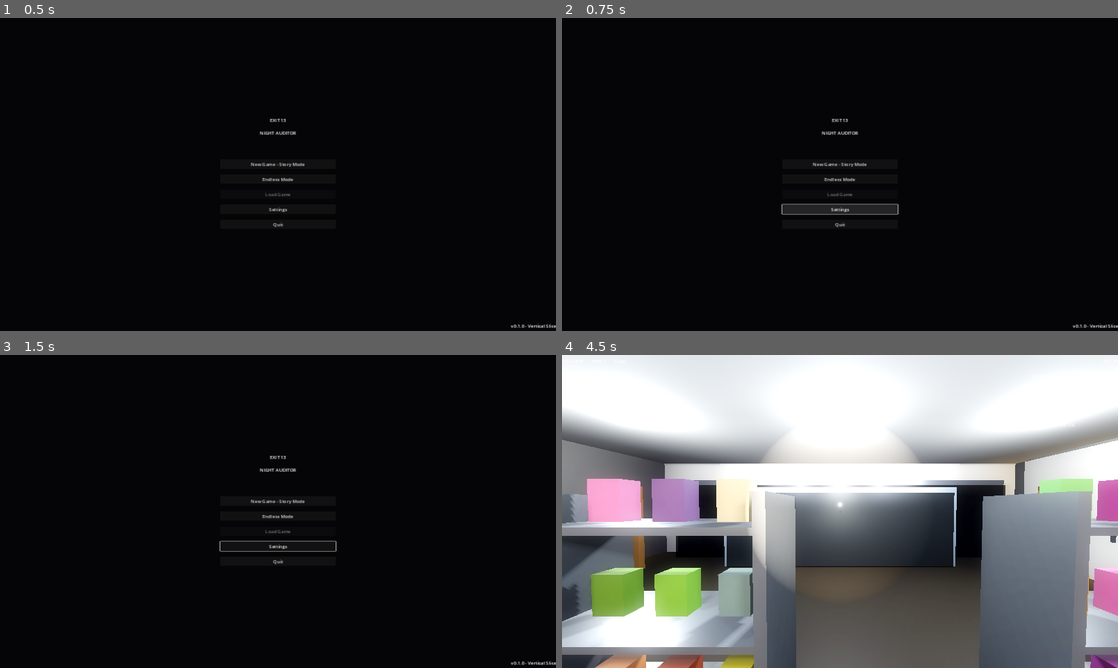
Above: before the commit, frames 1-4 (two rows, left to right).
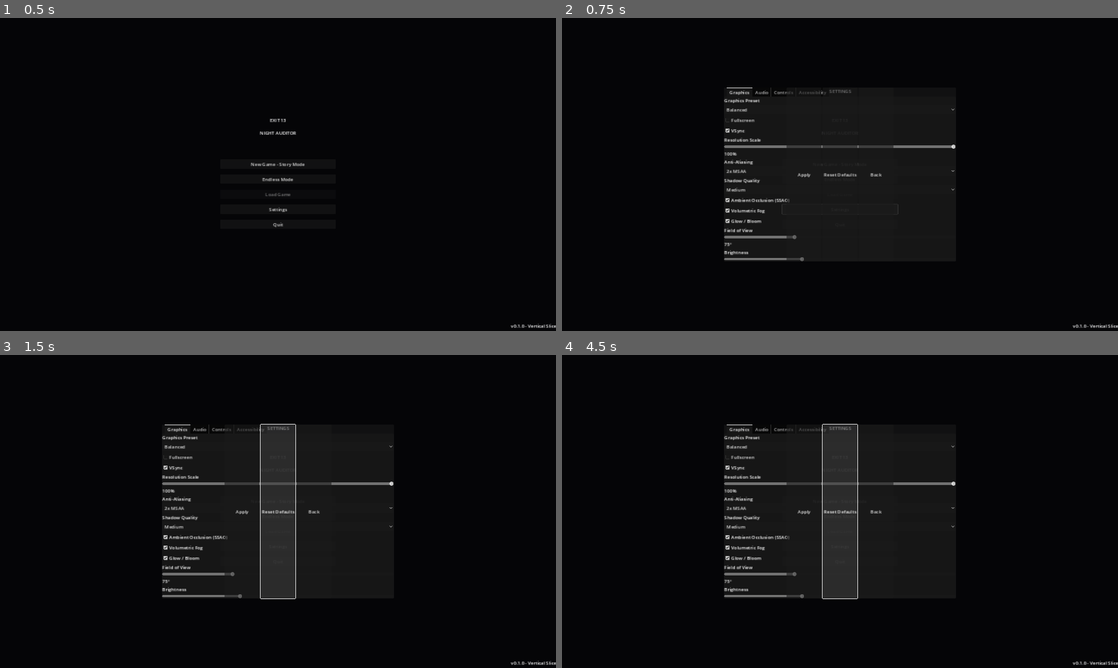
Above: after the commit, the same moments.

Repository: dolfrizzlersigma-crypto/e
Game: Godot game, scene res://scenes/ui/main_menu.tscn
Same seed, same stepped clock (60 frames per second), same inputs: the game is played once before the commit and once after it.
Inputs (mouse positions are in pixels of both pictures, inside the frame that each line leads up to):
- Up to frame 1 (0.5 s): no input
- Up to frame 2 (0.75 s): click "Settings" at 0.5 s
- Up to frame 3 (1.5 s): click (278, 445) at 1.25 s, where only the run after the commit has a clickable "Balanced"
- Up to frame 4 (4.5 s): click (840, 511) at 2 s, where only the run after the commit has a clickable "Reset Defaults"; click (840, 502) at 2.75 s, where only the run after the commit has a clickable "New Game - Story Mode"; click (840, 502) at 3.5 s, where only the run after the commit has a clickable "New Game - Story Mode"; click (840, 514) at 4.25 s, where only the run after the commit has a clickable "Endless Mode"

Frame 1 is identical in both runs. In frame 2, 2.1% of the frame differs, in the area x 29-71%, y 22-78%; in frame 3, 5.1%; in frame 4, 96%, in the area x 0-100%, y 0-100%.

Commit message:
Wire graphics settings and reduce plaza lag/crashes
Agent-Logs-Url: https://github.com/dolfrizzlersigma-crypto/e/sessions/08258b37-f3b7-4d1b-8cc9-200ffcb33040

Co-authored-by: dolfrizzlersigma-crypto <269368616+dolfrizzlersigma-crypto@users.noreply.github.com>

Diff:
--- a/project/scenes/ui/settings_menu.tscn
+++ b/project/scenes/ui/settings_menu.tscn
@@ -45,6 +45,18 @@
 layout_mode = 2
 size_flags_horizontal = 3
 
+[node name="GraphicsPresetLabel" type="Label" parent="Panel/TabContainer/Graphics/VBox"]
+layout_mode = 2
+text = "Graphics Preset"
+
+[node name="GraphicsPresetOption" type="OptionButton" parent="Panel/TabContainer/Graphics/VBox"]
+layout_mode = 2
+item_count = 3
+popup/item_0/text = "Low / Performance"
+popup/item_1/text = "Balanced"
+popup/item_2/text = "High / Quality"
+selected = 1
+
 [node name="FullscreenCheck" type="CheckBox" parent="Panel/TabContainer/Graphics/VBox"]
 layout_mode = 2
 text = "Fullscreen"
--- a/project/scripts/autoload/settings_manager.gd
+++ b/project/scripts/autoload/settings_manager.gd
@@ -9,6 +9,7 @@
 const SETTINGS_PATH := "user://settings.cfg"
 
 # --- Graphics Settings ---
+var graphics_preset: int = 1  # 0=low, 1=balanced, 2=high
 var resolution_scale: float = 1.0  # 0.5 to 1.0
 var fullscreen: bool = false
 var vsync: bool = true
@@ -91,6 +92,39 @@
 		4: get_viewport().msaa_3d = Viewport.MSAA_4X
 
 	settings_changed.emit("graphics")
+
+
+func set_graphics_preset(preset: int) -> void:
+	graphics_preset = clampi(preset, 0, 2)
+
+	match graphics_preset:
+		0:
+			resolution_scale = 0.65
+			vsync = false
+			msaa_level = 0
+			shadow_quality = 0
+			ssao_enabled = false
+			ssil_enabled = false
+			volumetric_fog = false
+			glow_enabled = false
+		1:
+			resolution_scale = 0.85
+			vsync = true
+			msaa_level = 0
+			shadow_quality = 1
+			ssao_enabled = false
+			ssil_enabled = false
+			volumetric_fog = false
+			glow_enabled = true
+		2:
+			resolution_scale = 1.0
+			vsync = true
+			msaa_level = 2
+			shadow_quality = 2
+			ssao_enabled = true
+			ssil_enabled = true
+			volumetric_fog = true
+			glow_enabled = true
 
 
 ## Apply audio settings.
@@ -144,6 +178,7 @@
 	var config := ConfigFile.new()
 
 	# Graphics
+	config.set_value("graphics", "graphics_preset", graphics_preset)
 	config.set_value("graphics", "resolution_scale", resolution_scale)
 	config.set_value("graphics", "fullscreen", fullscreen)
 	config.set_value("graphics", "vsync", vsync)
@@ -197,6 +232,7 @@
 		return
 
 	# Graphics
+	graphics_preset = config.get_value("graphics", "graphics_preset", 1)
 	resolution_scale = config.get_value("graphics", "resolution_scale", 1.0)
 	fullscreen = config.get_value("graphics", "fullscreen", false)
 	vsync = config.get_value("graphics", "vsync", true)
@@ -245,6 +281,7 @@
 func reset_to_defaults() -> void:
 	resolution_scale = 1.0
 	fullscreen = false
+	graphics_preset = 1
 	vsync = true
 	msaa_level = 2
 	shadow_quality = 2
--- a/project/scripts/environment/service_plaza.gd
+++ b/project/scripts/environment/service_plaza.gd
@@ -45,6 +45,7 @@
 	_connect_signals()
 	_collect_light_references()
 	_enhance_environment_details()
+	_apply_runtime_graphics_settings()
 
 	# Set HUD player reference (deferred to ensure HUD's @onready nodes are ready)
 	hud.call_deferred("set_player", player)
@@ -131,6 +132,7 @@
 	# Weather effects
 	WeatherManager.blackout_triggered.connect(_on_weather_blackout)
 	WeatherManager.weather_changed.connect(_on_weather_changed)
+	SettingsManager.settings_changed.connect(_on_settings_changed)
 
 	# Power grid
 	power_grid.zone_power_changed.connect(_on_zone_power_changed)
@@ -255,12 +257,17 @@
 
 
 func _on_weather_blackout() -> void:
-	if not blackout_event._is_active:
+	if not blackout_event.is_active():
 		blackout_event.trigger(power_grid)
 
 
 func _on_weather_changed(_weather: int) -> void:
 	_update_environment_for_weather()
+
+
+func _on_settings_changed(category: String) -> void:
+	if category == "graphics":
+		_apply_runtime_graphics_settings()
 
 
 func _on_zone_power_changed(zone_name: String, is_powered: bool) -> void:
@@ -459,6 +466,7 @@
 
 	_apply_environment_materials()
 	_add_storefront_details(environment)
+	_add_motel_details(environment)
 	_add_forecourt_details(environment)
 	_add_parking_details(environment)
 	_add_sign_details(environment)
@@ -475,7 +483,7 @@
 		(mesh as MeshInstance3D).material_override = material
 
 
-func _add_storefront_details(environment: Node) -> void:
+func _add_storefront_details(_environment: Node) -> void:
 	var shop := get_node_or_null("Environment/ShopBuilding")
 	if not (shop is Node3D):
 		return
@@ -483,9 +491,9 @@
 
 	# Split storefront glass details to match door opening (gap for entrance)
 	_create_detail_box(shop_node, "StorefrontGlassLeft", Vector3(2.0, 2.2, 0.05), Vector3(-1.9, 1.5, 5.88),
-		_make_glass_material(Color(0.6, 0.72, 0.8, 0.22)))
+		_make_glass_material(Color(0.6, 0.72, 0.8, 0.22)), "high")
 	_create_detail_box(shop_node, "StorefrontGlassRight", Vector3(2.0, 2.2, 0.05), Vector3(1.9, 1.5, 5.88),
-		_make_glass_material(Color(0.6, 0.72, 0.8, 0.22)))
+		_make_glass_material(Color(0.6, 0.72, 0.8, 0.22)), "high")
 	_create_detail_box(shop_node, "EntranceMat", Vector3(2.2, 0.03, 1.2), Vector3(0, 0.03, 5.0),
 		_make_detail_material(Color(0.09, 0.09, 0.09), 0.98, 0.02))
 	_create_detail_box(shop_node, "Awning", Vector3(7.5, 0.18, 1.6), Vector3(0, 3.3, 6.6),
@@ -500,15 +508,29 @@
 		for j in range(3):
 			_create_detail_box(shop_node, "Product_%d_%d" % [i, j], Vector3(0.16, 0.22, 0.12),
 				Vector3(rack_x - 0.28 + j * 0.28, 1.1, 0.12),
-				_make_detail_material(Color(0.35 + 0.15 * j, 0.18 + 0.1 * i, 0.2 + 0.12 * j), 0.64, 0.08))
+				_make_detail_material(Color(0.35 + 0.15 * j, 0.18 + 0.1 * i, 0.2 + 0.12 * j), 0.64, 0.08), "high")
 
 	_create_detail_box(shop_node, "CoolerBank", Vector3(6.0, 2.2, 0.5), Vector3(0, 1.1, -5.5),
 		_make_detail_material(Color(0.45, 0.47, 0.5), 0.36, 0.55))
 	_create_detail_box(shop_node, "CoolerGlass", Vector3(5.8, 1.9, 0.04), Vector3(0, 1.1, -5.2),
-		_make_glass_material(Color(0.68, 0.76, 0.82, 0.18)))
-
-
-func _add_forecourt_details(environment: Node) -> void:
+		_make_glass_material(Color(0.68, 0.76, 0.82, 0.18)), "high")
+
+
+func _add_motel_details(_environment: Node) -> void:
+	var motel := get_node_or_null("Environment/MotelBuilding")
+	if not (motel is Node3D):
+		return
+	var motel_node := motel as Node3D
+
+	_create_detail_box(motel_node, "MotelDesk", Vector3(2.4, 1.0, 0.7), Vector3(-1.8, 0.5, 1.5),
+		_make_detail_material(Color(0.28, 0.22, 0.18), 0.7, 0.1))
+	_create_detail_box(motel_node, "MotelLampShade", Vector3(0.4, 0.35, 0.4), Vector3(-1.8, 1.5, 1.3),
+		_make_detail_material(Color(0.82, 0.72, 0.5), 0.85, 0.02, Color(1.0, 0.8, 0.45), 1.3), "high")
+	_create_detail_box(motel_node, "HallRunner", Vector3(1.4, 0.02, 7.0), Vector3(0, 0.02, 0),
+		_make_detail_material(Color(0.26, 0.08, 0.06), 0.95, 0.02))
+
+
+func _add_forecourt_details(_environment: Node) -> void:
 	var forecourt := get_node_or_null("Environment/FuelForecourt")
 	if not (forecourt is Node3D):
 		return
@@ -532,7 +554,7 @@
 		_make_detail_material(Color(0.05, 0.05, 0.06), 0.98, 0.01))
 
 
-func _add_parking_details(environment: Node) -> void:
+func _add_parking_details(_environment: Node) -> void:
 	var parking := get_node_or_null("Environment/ParkingLot")
 	if not (parking is Node3D):
 		return
@@ -550,7 +572,7 @@
 		_make_detail_material(Color(0.1, 0.09, 0.08), 0.96, 0.0))
 
 
-func _add_sign_details(environment: Node) -> void:
+func _add_sign_details(_environment: Node) -> void:
 	var sign := get_node_or_null("Environment/ExteriorSign")
 	if not (sign is Node3D):
 		return
@@ -571,10 +593,11 @@
 	sign_glow.omni_range = 12.0
 	sign_glow.omni_attenuation = 1.4
 	sign_glow.shadow_enabled = false
+	sign_glow.add_to_group("detail_high")
 	sign_node.add_child(sign_glow)
 
 
-func _create_detail_box(parent: Node3D, node_name: String, size: Vector3, position: Vector3, material: StandardMaterial3D) -> MeshInstance3D:
+func _create_detail_box(parent: Node3D, node_name: String, size: Vector3, position: Vector3, material: StandardMaterial3D, detail_tier: String = "medium") -> MeshInstance3D:
 	var mesh := MeshInstance3D.new()
 	mesh.name = node_name
 	var box := BoxMesh.new()
@@ -582,6 +605,7 @@
 	mesh.mesh = box
 	mesh.position = position
 	mesh.material_override = material
+	mesh.add_to_group("detail_%s" % detail_tier)
 	parent.add_child(mesh)
 	return mesh
 
@@ -605,3 +629,22 @@
 	material.refraction_enabled = true
 	material.refraction_scale = 0.02
 	return material
+
+
+func _apply_runtime_graphics_settings() -> void:
+	var world_env := get_node_or_null("Environment/WorldEnvironment")
+	if world_env is WorldEnvironment and (world_env as WorldEnvironment).environment != null:
+		var env := (world_env as WorldEnvironment).environment
+		env.ssao_enabled = SettingsManager.ssao_enabled
+		env.ssil_enabled = SettingsManager.ssil_enabled
+		env.glow_enabled = SettingsManager.glow_enabled
+		env.fog_enabled = SettingsManager.volumetric_fog
+		env.volumetric_fog_enabled = SettingsManager.volumetric_fog
+		env.tonemap_exposure = clampf(SettingsManager.brightness, 0.5, 2.0)
+
+	var show_high_detail := SettingsManager.graphics_preset >= 2
+	for node in get_tree().get_nodes_in_group("detail_high"):
+		if node is CanvasItem:
+			(node as CanvasItem).visible = show_high_detail
+		elif node is Node3D:
+			(node as Node3D).visible = show_high_detail
--- a/project/scripts/horror/horror_event_blackout.gd
+++ b/project/scripts/horror/horror_event_blackout.gd
@@ -68,3 +68,7 @@
 	GameManager.stress += 3.0
 	ObjectiveManager.complete_objective("fix_breakers")
 	EventDirector.complete_event("zone_blackout")
+
+
+func is_active() -> bool:
+	return _is_active
--- a/project/scripts/systems/optimization_manager.gd
+++ b/project/scripts/systems/optimization_manager.gd
@@ -27,6 +27,9 @@
 
 
 func _ready() -> void:
+	SettingsManager.settings_changed.connect(_on_settings_changed)
+	_apply_settings_profile()
+
 	# Collect all lights and meshes after scene is loaded
 	call_deferred("_collect_scene_objects")
 
@@ -54,7 +57,13 @@
 	_all_lights.clear()
 	_all_meshes.clear()
 
-	for node in _get_all_descendants(get_tree().root):
+	var root := get_tree().current_scene
+	if root == null:
+		root = get_parent()
+	if root == null:
+		return
+
+	for node in _get_all_descendants(root):
 		if node is Light3D:
 			_all_lights.append(node)
 		elif node is MeshInstance3D:
@@ -195,3 +204,37 @@
 		"total_lights": _all_lights.size(),
 		"total_meshes": _all_meshes.size(),
 	}
+
+
+func _on_settings_changed(category: String) -> void:
+	if category == "graphics":
+		_apply_settings_profile()
+		call_deferred("_collect_scene_objects")
+
+
+func _apply_settings_profile() -> void:
+	match SettingsManager.graphics_preset:
+		0:
+			cull_distance_interior = 18.0
+			cull_distance_exterior = 40.0
+			light_cull_distance = 18.0
+			shadow_cull_distance = 8.0
+			max_active_shadows = 1
+			update_interval = 0.8
+		1:
+			cull_distance_interior = 25.0
+			cull_distance_exterior = 60.0
+			light_cull_distance = 30.0
+			shadow_cull_distance = 15.0
+			max_active_shadows = 3
+			update_interval = 0.5
+		2:
+			cull_distance_interior = 32.0
+			cull_distance_exterior = 80.0
+			light_cull_distance = 42.0
+			shadow_cull_distance = 22.0
+			max_active_shadows = 6
+			update_interval = 0.35
+
+	if SettingsManager.shadow_quality <= 0:
+		max_active_shadows = 0
--- a/project/scripts/ui/main_menu.gd
+++ b/project/scripts/ui/main_menu.gd
@@ -1,11 +1,15 @@
 ## MainMenu - Title screen with game mode selection and save loading.
 extends Control
+
+const SETTINGS_MENU_SCENE := preload("res://scenes/ui/settings_menu.tscn")
 
 @onready var new_game_btn: Button = $VBox/NewGameButton
 @onready var endless_btn: Button = $VBox/EndlessModeButton
 @onready var load_btn: Button = $VBox/LoadGameButton
 @onready var settings_btn: Button = $VBox/SettingsButton
 @onready var quit_btn: Button = $VBox/QuitButton
+
+var _settings_menu: Control = null
 
 
 func _ready() -> void:
@@ -18,6 +22,9 @@
 
 	# Disable load if no saves exist
 	load_btn.disabled = SaveManager.get_all_save_info().is_empty()
+
+	_settings_menu = SETTINGS_MENU_SCENE.instantiate()
+	add_child(_settings_menu)
 
 
 func _on_new_game() -> void:
@@ -40,8 +47,8 @@
 
 
 func _on_settings() -> void:
-	# Settings menu (placeholder)
-	pass
+	if _settings_menu and _settings_menu.has_method("show_menu"):
+		_settings_menu.show_menu()
 
 
 func _on_quit() -> void:
--- a/project/scripts/ui/pause_menu.gd
+++ b/project/scripts/ui/pause_menu.gd
@@ -1,11 +1,15 @@
 ## PauseMenu - Pause screen with resume, save, load, settings, and quit options.
 extends Control
+
+const SETTINGS_MENU_SCENE := preload("res://scenes/ui/settings_menu.tscn")
 
 @onready var resume_btn: Button = $Panel/VBox/ResumeButton
 @onready var save_btn: Button = $Panel/VBox/SaveButton
 @onready var load_btn: Button = $Panel/VBox/LoadButton
 @onready var settings_btn: Button = $Panel/VBox/SettingsButton
 @onready var quit_btn: Button = $Panel/VBox/QuitToMenuButton
+
+var _settings_menu: Control = null
 
 
 func _ready() -> void:
@@ -18,8 +22,14 @@
 	settings_btn.pressed.connect(_on_settings)
 	quit_btn.pressed.connect(_on_quit_to_menu)
 
+	_settings_menu = SETTINGS_MENU_SCENE.instantiate()
+	add_child(_settings_menu)
+
 
 func _unhandled_input(event: InputEvent) -> void:
+	if _settings_menu and _settings_menu.visible:
+		return
+
 	if event.is_action_pressed("pause"):
 		if visible:
 			_on_resume()
@@ -53,7 +63,8 @@
 
 
 func _on_settings() -> void:
-	pass  # Settings submenu placeholder
+	if _settings_menu and _settings_menu.has_method("show_menu"):
+		_settings_menu.show_menu()
 
 
 func _on_quit_to_menu() -> void:
--- a/project/scripts/ui/settings_menu.gd
+++ b/project/scripts/ui/settings_menu.gd
@@ -5,6 +5,7 @@
 @onready var tab_container: TabContainer = $Panel/TabContainer
 
 # --- Graphics ---
+@onready var graphics_preset_option: OptionButton = $Panel/TabContainer/Graphics/VBox/GraphicsPresetOption
 @onready var fullscreen_check: CheckBox = $Panel/TabContainer/Graphics/VBox/FullscreenCheck
 @onready var vsync_check: CheckBox = $Panel/TabContainer/Graphics/VBox/VsyncCheck
 @onready var resolution_slider: HSlider = $Panel/TabContainer/Graphics/VBox/ResolutionSlider
@@ -62,6 +63,8 @@
 	_load_from_settings()
 
 	# Connect sliders for live labels
+	if graphics_preset_option:
+		graphics_preset_option.item_selected.connect(_on_graphics_preset_selected)
 	if resolution_slider:
 		resolution_slider.value_changed.connect(func(val): resolution_label.text = "%.0f%%" % (val * 100))
 	if fov_slider:
@@ -84,6 +87,7 @@
 
 func _load_from_settings() -> void:
 	var sm := SettingsManager
+	if graphics_preset_option: graphics_preset_option.selected = sm.graphics_preset
 	if fullscreen_check: fullscreen_check.button_pressed = sm.fullscreen
 	if vsync_check: vsync_check.button_pressed = sm.vsync
 	if resolution_slider: resolution_slider.value = sm.resolution_scale
@@ -121,6 +125,8 @@
 	var sm := SettingsManager
 
 	# Graphics
+	if graphics_preset_option:
+		sm.graphics_preset = graphics_preset_option.selected
 	if fullscreen_check: sm.fullscreen = fullscreen_check.button_pressed
 	if vsync_check: sm.vsync = vsync_check.button_pressed
 	if resolution_slider: sm.resolution_scale = resolution_slider.value
@@ -173,3 +179,31 @@
 
 func _on_back() -> void:
 	hide_menu()
+
+
+func _on_graphics_preset_selected(index: int) -> void:
+	match index:
+		0:
+			resolution_slider.value = 0.65
+			vsync_check.button_pressed = false
+			msaa_option.selected = 0
+			shadow_option.selected = 0
+			ssao_check.button_pressed = false
+			fog_check.button_pressed = false
+			glow_check.button_pressed = false
+		1:
+			resolution_slider.value = 0.85
+			vsync_check.button_pressed = true
+			msaa_option.selected = 0
+			shadow_option.selected = 1
+			ssao_check.button_pressed = false
+			fog_check.button_pressed = false
+			glow_check.button_pressed = true
+		2:
+			resolution_slider.value = 1.0
+			vsync_check.button_pressed = true
+			msaa_option.selected = 1
+			shadow_option.selected = 2
+			ssao_check.button_pressed = true
+			fog_check.button_pressed = true
+			glow_check.button_pressed = true
